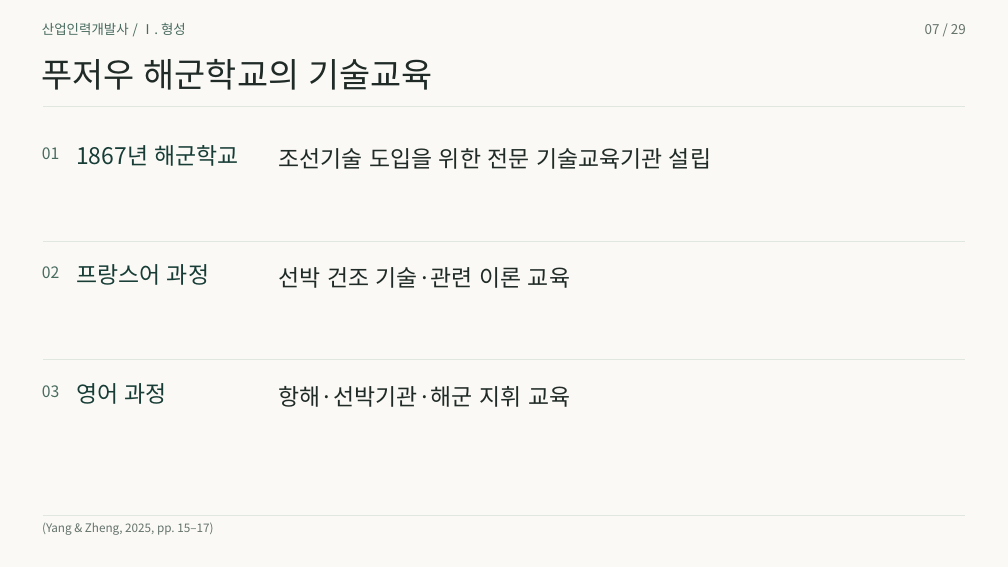
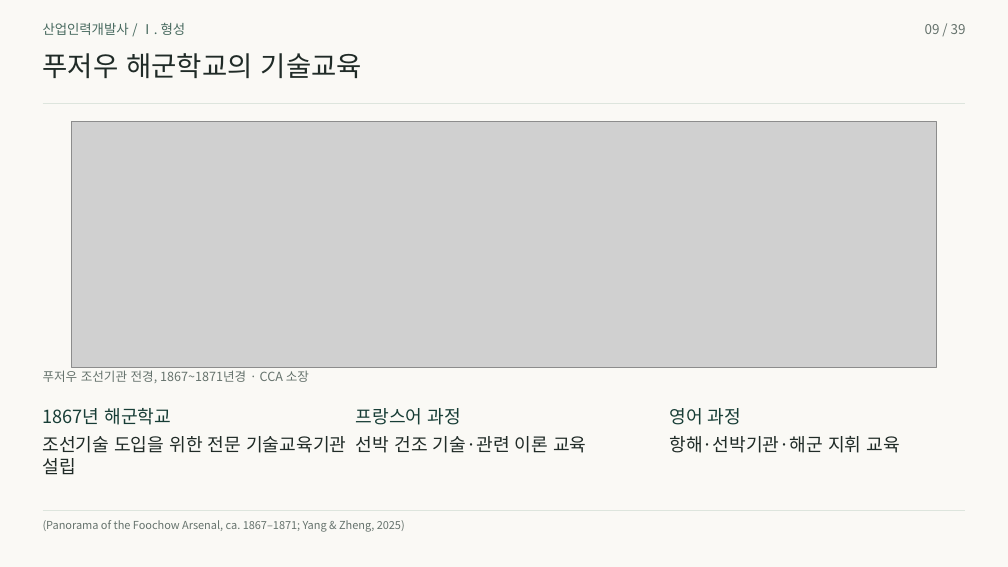
Before and after one commit to 01Chungee10/vet-history-rehearsal, a slide deck: slide 9 of au-cn-2026/presentation.pptx (slide 7 before the commit). Drawn at 1008x567 pixels with LibreOffice and Linux fonts; fonts in the diff are those of the drawing; grey boxes stand for pictures. Boxes give left, top, right and bottom in pixels: in the first picture for what was removed or moved away, otherwise in the second. Text is boxed around its words. In the diff, an @@ line names an element or a change of style, - is before the commit and + after.

```diff
--- a/au-cn-2026/presentation.pptx
+++ b/au-cn-2026/presentation.pptx
@@ text "산업인력개발사 / Ⅰ. 형성" at box(43, 23, 186, 35): vertical alignment top to middle @@
@@ text removed at box(925, 24, 966, 34) @@
-07 / 29
@@ text added at box(925, 24, 966, 34), 12.8 pt, text #66736D @@
+09 / 39
@@ text "푸저우 해군학교의 기술교육" at box(43, 53, 362, 78): size 32.2 to 26.2 pt; vertical alignment top to middle @@
@@ freeform shape removed at box(42, 107, 966, 107) @@
@@ line added from (42, 104) to (966, 104), #DDE5DD 1 pt @@
@@ text removed at box(42, 147, 59, 159) @@
-01
@@ picture added at box(72, 121, 936, 367) @@
@@ freeform shape removed at box(42, 241, 966, 242) @@
@@ text removed at box(42, 266, 59, 278) @@
-02
@@ freeform shape removed at box(42, 360, 966, 361) @@
@@ text removed at box(42, 385, 59, 397) @@
-03
@@ text added at box(43, 370, 309, 383), 12 pt, text #66736D @@
+푸저우 조선기관 전경, 1867~1871년경 · CCA 소장
@@ text "1867년 해군학교": place and size @@
-text "1867년 해군학교" at box(76, 145, 239, 166)
+text "1867년 해군학교" at box(43, 408, 172, 425)
@@ text "프랑스어 과정": place and size @@
-text "프랑스어 과정" at box(76, 264, 209, 285)
+text "프랑스어 과정" at box(356, 408, 461, 425)
@@ text "영어 과정": place and size @@
-text "영어 과정" at box(76, 383, 167, 404)
+text "영어 과정" at box(669, 408, 741, 425)
@@ text "조선기술 도입을 위한 전문 기술교육기관" at box(43, 436, 346, 453): vertical alignment top to middle @@
@@ text at box(43, 436, 346, 453): text changed; size 21.8 to 17.2 pt @@
-조선기술 도입을 위한 전문 기술교육기관 설립
+조선기술 도입을 위한 전문 기술교육기관
@@ text "선박 건조 기술·관련 이론 교육": place and size @@
-text "선박 건조 기술·관련 이론 교육" at box(279, 267, 570, 288)
+text "선박 건조 기술·관련 이론 교육" at box(356, 436, 586, 453)
@@ size 21.8 to 17.2 pt; vertical alignment top to middle in 5 elements at box(43, 408, 172, 425), box(356, 408, 461, 425), box(356, 436, 586, 453), box(669, 408, 741, 425), box(669, 436, 900, 453) @@
@@ text "항해·선박기관·해군 지휘 교육": place and size @@
-text "항해·선박기관·해군 지휘 교육" at box(279, 386, 570, 407)
+text "항해·선박기관·해군 지휘 교육" at box(669, 436, 900, 453)
@@ text added at box(43, 458, 76, 475), 17.2 pt, text #202B27 @@
+설립
@@ freeform shape removed at box(42, 515, 966, 516) @@
@@ text removed at box(42, 522, 213, 535) @@
-(Yang & Zheng, 2025, pp. 15–17)
@@ line added from (42, 510) to (966, 510), #DDE5DD 1 pt @@
@@ text added at box(43, 520, 405, 532), 10.5 pt, text #66736D @@
+(Panorama of the Foochow Arsenal, ca. 1867–1871; Yang & Zheng, 2025)
```
Also in this commit, not shown: 27 other slides changed, 11 slides added, 1 slide removed, 43 other files.
